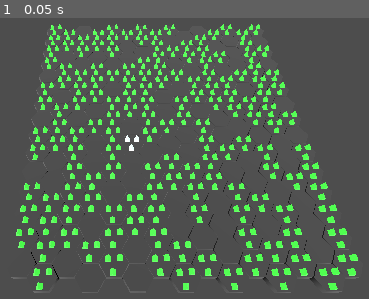
Above: before the commit, frame 1.
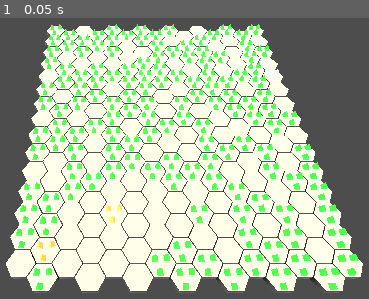
Above: after the commit, the same moment.

Repository: STORM-33/elemental-conquest
Game: Godot game, scene res://scenes/main.tscn
Two runs of this game, one before a commit and one after it. Both use one fixed random seed, a clock stepped at 60 frames per second and the inputs below.
Inputs:
- Up to frame 1 (0.05 s): no input

The runs differ from the first frame. In frame 1, 57% of the frame differs, in the area x 1-99%, y 2-98%.

Commit message:
c

Diff:
--- a/scenes/hex_tile.gd
+++ b/scenes/hex_tile.gd
@@ -12,17 +12,16 @@
 	tile_type = new_type
 
 func _ready():
-	# Apply color to the tile mesh
-	var tile_material = StandardMaterial3D.new()
-	tile_material.transparency = 1
-	tile_material.albedo_color = biome_color
-	mesh_instance.material_override = tile_material
-	var tile_material2 = StandardMaterial3D.new()
-	tile_material2.transparency = 1
-	tile_material2.albedo_color = side_color
-	mesh_instance2.material_override = tile_material2
+	var top_material = StandardMaterial3D.new()
+	top_material.albedo_color = biome_color
+	mesh_instance.mesh = mesh_instance.mesh.duplicate()
+
+	var side_material = StandardMaterial3D.new()
+	side_material.albedo_color = side_color
+	mesh_instance2.mesh = mesh_instance2.mesh.duplicate()
+	mesh_instance2.mesh.material = side_material
 
 	# Apply color to decorations
 	var deco = $ForestDeco
-	if deco.has_method("set_color"):
+	if deco and deco.has_method("set_color"):
 		deco.set_color(biome_color)
--- a/scenes/main.gd
+++ b/scenes/main.gd
@@ -65,30 +65,30 @@
 	# Main terrain noise
 	noise.noise_type = FastNoiseLite.TYPE_PERLIN
 	noise.seed = randi()
-	noise.frequency = 0.05
+	noise.frequency = 0.15  # Increased from 0.05
 
 	# Moisture noise affects biome selection
 	moisture_noise.noise_type = FastNoiseLite.TYPE_PERLIN
-	moisture_noise.seed = randi()
-	moisture_noise.frequency = 0.03
+	moisture_noise.seed = randi() + 100  # Different seeds
+	moisture_noise.frequency = 0.1  # Increased from 0.03
 
 	# Temperature noise affects biome selection
 	temperature_noise.noise_type = FastNoiseLite.TYPE_PERLIN
-	temperature_noise.seed = randi()
-	temperature_noise.frequency = 0.02
+	temperature_noise.seed = randi() + 200  # Different seeds
+	temperature_noise.frequency = 0.08  # Increased from 0.02
 
 func get_biome_at(x: int, y: int) -> int:
 	# Get elevation, moisture and temperature values from noise
-	var elevation = (noise.get_noise_2d(x * 2.5, y * 2.5) + 1) * 0.5  # 0 to 1
-	var moisture = (moisture_noise.get_noise_2d(x * 5, y * 5) + 1) * 0.5  # 0 to 1
-	var temperature = (temperature_noise.get_noise_2d(x * 3, y * 3) + 1) * 0.5  # 0 to 1
+	var elevation = (noise.get_noise_2d(x, y) + 1) * 0.5  # 0 to 1
+	var moisture = (moisture_noise.get_noise_2d(x, y) + 1) * 0.5  # 0 to 1
+	var temperature = (temperature_noise.get_noise_2d(x, y) + 1) * 0.5  # 0 to 1
 
-	# Determine biome based on these factors
-	if elevation > 0.75:
+	# More balanced biome distribution
+	if elevation > 0.7:
 		return BiomeType.MOUNTAINS
-	elif temperature < 0.3:
+	elif temperature < 0.4:
 		return BiomeType.SNOW
-	elif moisture < 0.3 && temperature > 0.6:
+	elif moisture < 0.4 && temperature > 0.5:
 		return BiomeType.DESERT
 	else:
 		return BiomeType.GRASSLAND
